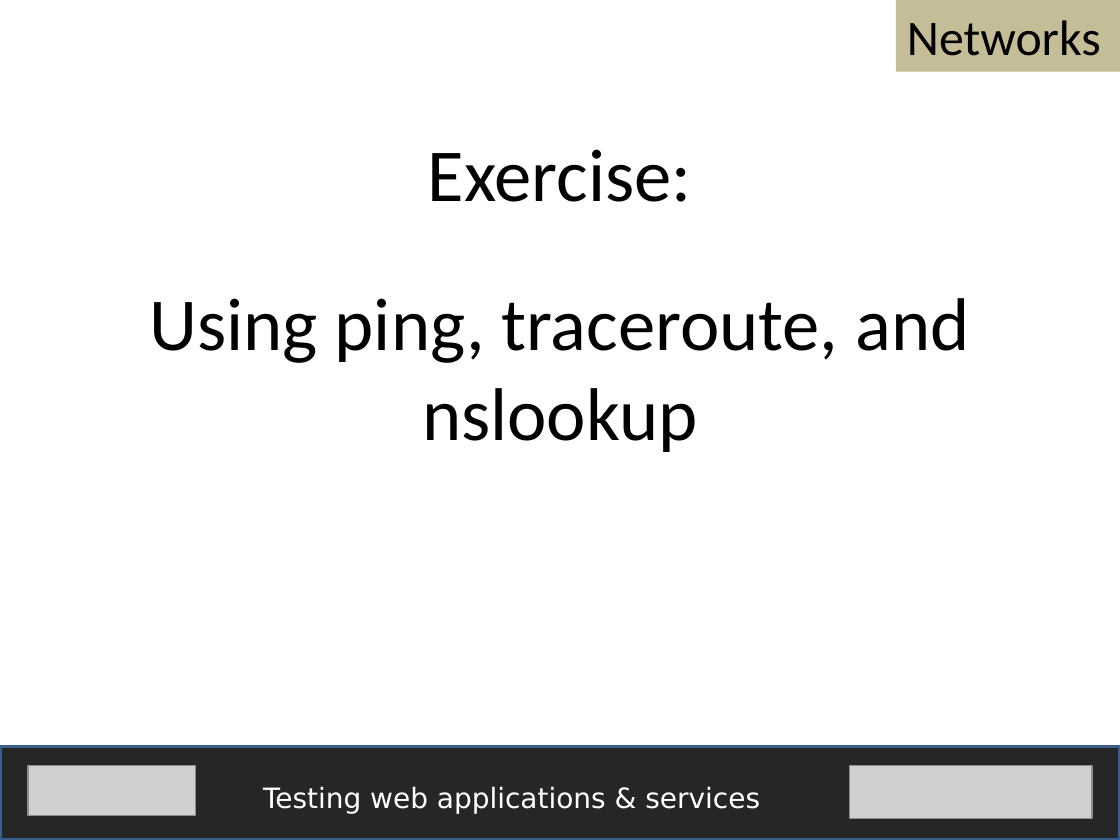
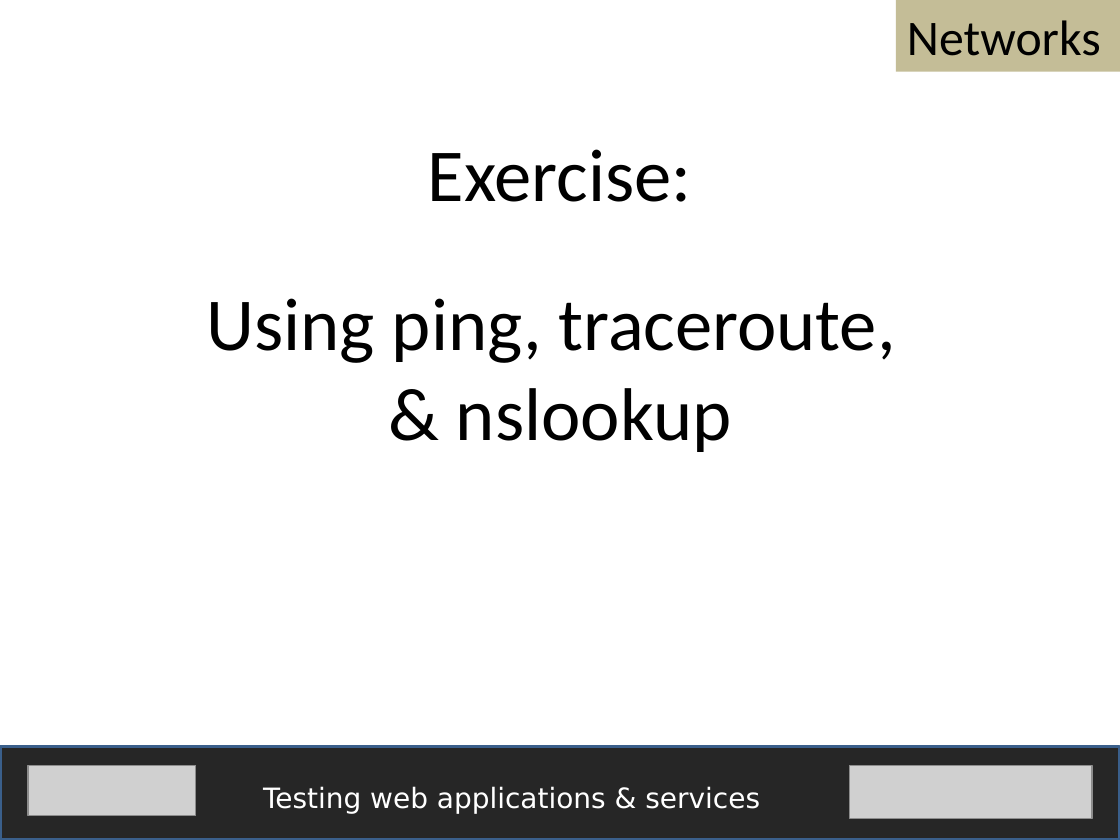
Before and after one commit to fijiaaron/testing-web-apps-and-services, a slide deck: slide 13 of presentations/A technical understanding of the web.pptx (slide 14 before the commit). Drawn at 1120x840 pixels with LibreOffice and Linux fonts; fonts in the diff are those of the drawing; grey boxes stand for pictures. Boxes give left, top, right and bottom in pixels: in the first picture for what was removed or moved away, otherwise in the second. Text is boxed around its words. In the diff, an @@ line names an element or a change of style, - is before the commit and + after.

```diff
--- a/presentations/A technical understanding of the web.pptx
+++ b/presentations/A technical understanding of the web.pptx
@@ text at [207, 298, 896, 452]: text changed @@
-Using ping, traceroute, and nslookup
+Using ping, traceroute,
+& nslookup
```
Also in this commit, not shown: 3 other slides changed, 1 slide removed, 7 other files.
